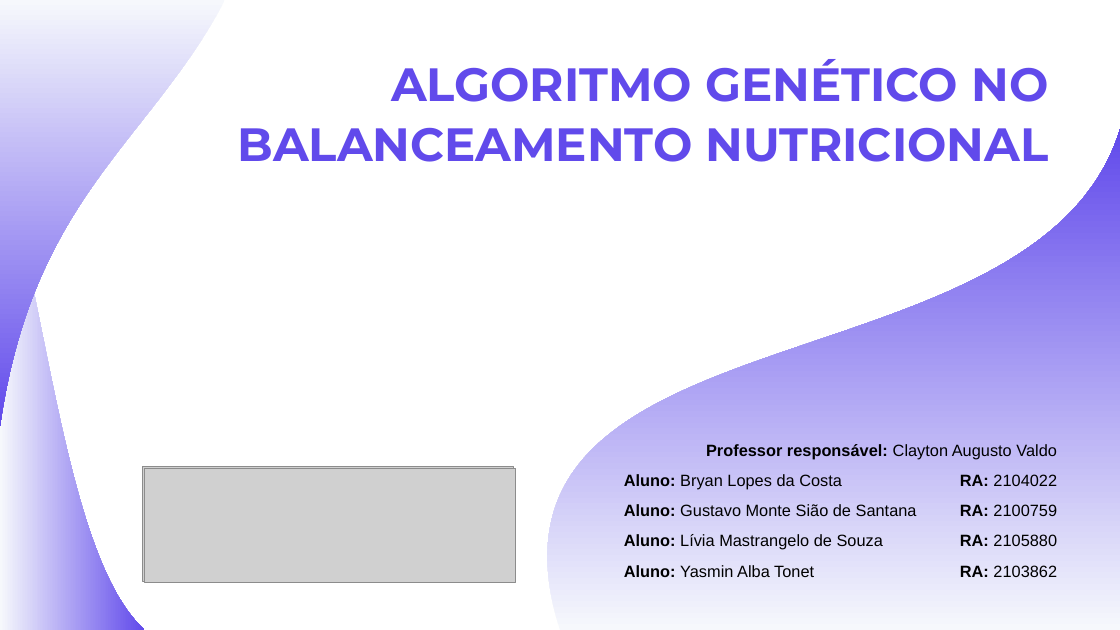
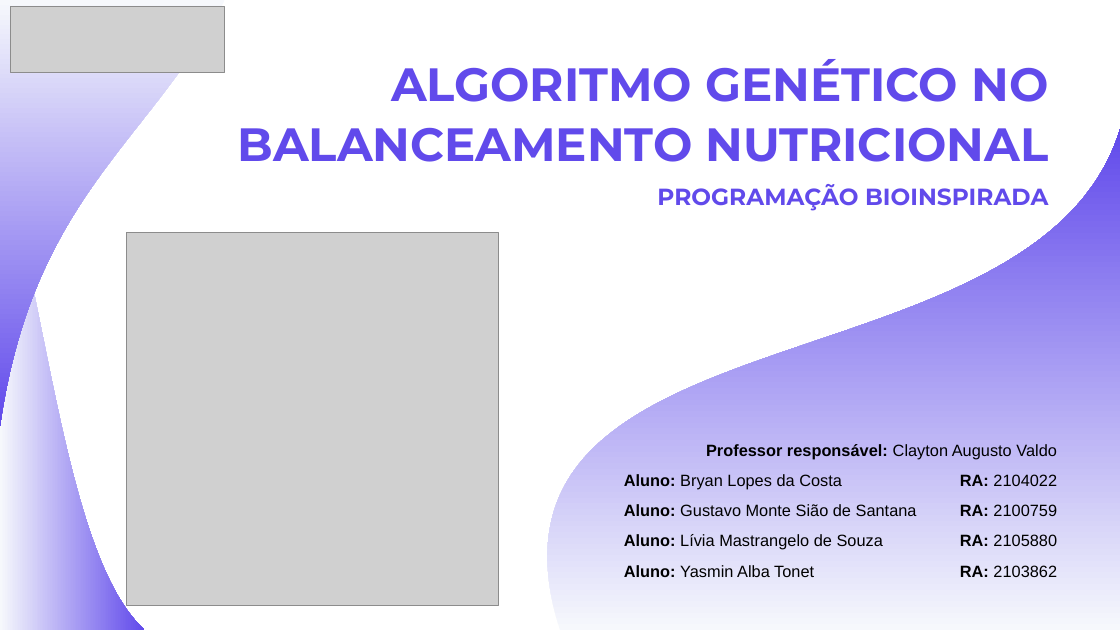
Before and after one commit to laylith/balanceadorNutricional, a slide deck: slide 1 of Documentação/Prática Extensionista.pptx. Drawn at 1120x630 pixels with LibreOffice and Linux fonts; fonts in the diff are those of the drawing; grey boxes stand for pictures; background and template pictures are left out. Boxes give left, top, right and bottom in pixels: in the first picture for what was removed or moved away, otherwise in the second. Text is boxed around its words. In the diff, an @@ line names an element or a change of style, - is before the commit and + after.

```diff
--- a/Documentação/Prática Extensionista.pptx
+++ b/Documentação/Prática Extensionista.pptx
@@ picture: place and size @@
-picture at box(143, 466, 514, 581)
+picture at box(10, 7, 224, 73)
@@ text at box(657, 184, 1048, 211): paragraph added @@
+PROGRAMAÇÃO BIOINSPIRADA
@@ picture added at box(126, 233, 499, 606) @@
@@ picture removed at box(145, 468, 516, 582) @@
```
Also in this commit, not shown: 8 other slides changed, 1 other file.
